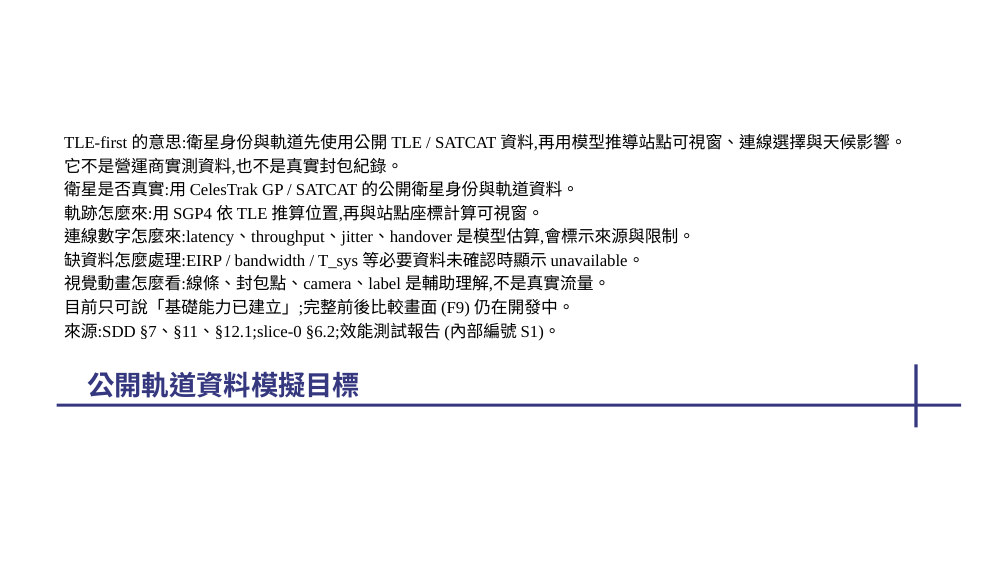
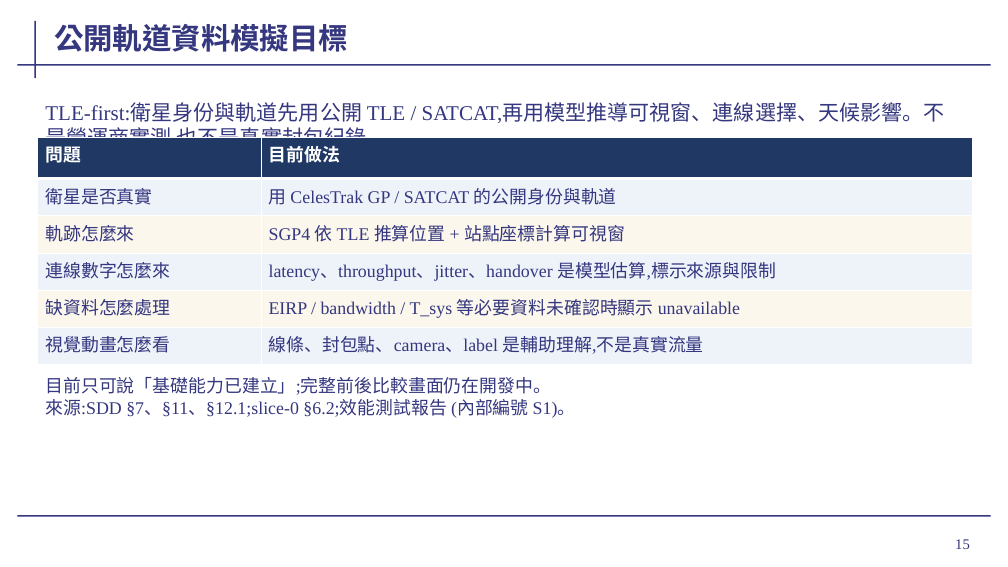
Before and after one commit to cedarwud/scenario-globe-viewer, a slide deck: slide 15 of docs/presentation/wave2-progress-2026-05-19.pptx. Drawn at 1008x567 pixels with LibreOffice and Linux fonts; fonts in the diff are those of the drawing; background and template pictures are left out. Boxes give left, top, right and bottom in pixels: in the first picture for what was removed or moved away, otherwise in the second. Text is boxed around its words. In the diff, an @@ line names an element or a change of style, - is before the commit and + after.

```diff
--- a/docs/presentation/wave2-progress-2026-05-19.pptx
+++ b/docs/presentation/wave2-progress-2026-05-19.pptx
@@ line added from (36, 21) to (36, 78), #35377F 1.5 pt @@
@@ title "公開軌道資料模擬目標" moved from (x1=87, y1=372, x2=360, y2=398) to (x1=54, y1=24, x2=348, y2=52) @@
@@ title "公開軌道資料模擬目標" at (x1=54, y1=24, x2=348, y2=52): size 26 to 28 pt; vertical alignment top to bottom @@
@@ line added from (17, 65) to (991, 65), #35377F 1.5 pt @@
@@ text "TLE-first:衛星身份與軌道先用公開 TLE / SATCAT,再用模型推導可視窗、連線選擇、天候影響。不是營運商 ..." at (x1=45, y1=104, x2=945, y2=151): vertical alignment bottom to top @@
@@ text at (x1=45, y1=104, x2=945, y2=151): text changed; size 16 to 20 pt; text colour #000000 to #35377F @@
-TLE-first 的意思:衛星身份與軌道先使用公開 TLE / SATCAT 資料,再用模型推導站點可視窗、連線選擇與天候影響。
-它不是營運商實測資料,也不是真實封包紀錄。
-衛星是否真實:用 CelesTrak GP / SATCAT 的公開衛星身份與軌道資料。
-軌跡怎麼來:用 SGP4 依 TLE 推算位置,再與站點座標計算可視窗。
-連線數字怎麼來:latency、throughput、jitter、handover 是模型估算,會標示來源與限制。
-缺資料怎麼處理:EIRP / bandwidth / T_sys 等必要資料未確認時顯示 unavailable。
-視覺動畫怎麼看:線條、封包點、camera、label 是輔助理解,不是真實流量。
-目前只可說「基礎能力已建立」;完整前後比較畫面 (F9) 仍在開發中。
-來源:SDD §7、§11、§12.1;slice-0 §6.2;效能測試報告 (內部編號 S1)。
+TLE-first:衛星身份與軌道先用公開 TLE / SATCAT,再用模型推導可視窗、連線選擇、天候影響。不是營運商實測,也不是真實封包紀錄。
@@ table added at (x1=38, y1=138, x2=972, y2=365), 6 rows, 2 columns @@
+問題 | 目前做法
+衛星是否真實 | 用 CelesTrak GP / SATCAT 的公開身份與軌道
+軌跡怎麼來 | SGP4 依 TLE 推算位置 + 站點座標計算可視窗
+連線數字怎麼來 | latency、throughput、jitter、handover 是模型估算,標示來源與限制
+缺資料怎麼處理 | EIRP / bandwidth / T_sys 等必要資料未確認時顯示 unavailable
+視覺動畫怎麼看 | 線條、封包點、camera、label 是輔助理解,不是真實流量
@@ text added at (x1=45, y1=377, x2=576, y2=418), 17 pt, text #35377F @@
+目前只可說「基礎能力已建立」;完整前後比較畫面仍在開發中。
+來源:SDD §7、§11、§12.1;slice-0 §6.2;效能測試報告 (內部編號 S1)。
@@ line removed from (917, 364) to (917, 427) @@
@@ line removed from (57, 405) to (962, 405) @@
@@ line added from (17, 516) to (991, 516), #35377F 1.5 pt @@
@@ page number added at (x1=955, y1=539, x2=970, y2=549), 14 pt, text #35377F @@
+15
```
Also in this commit, not shown: 21 other slides changed, 1 slide added, 1 slide removed, 2 other files.
